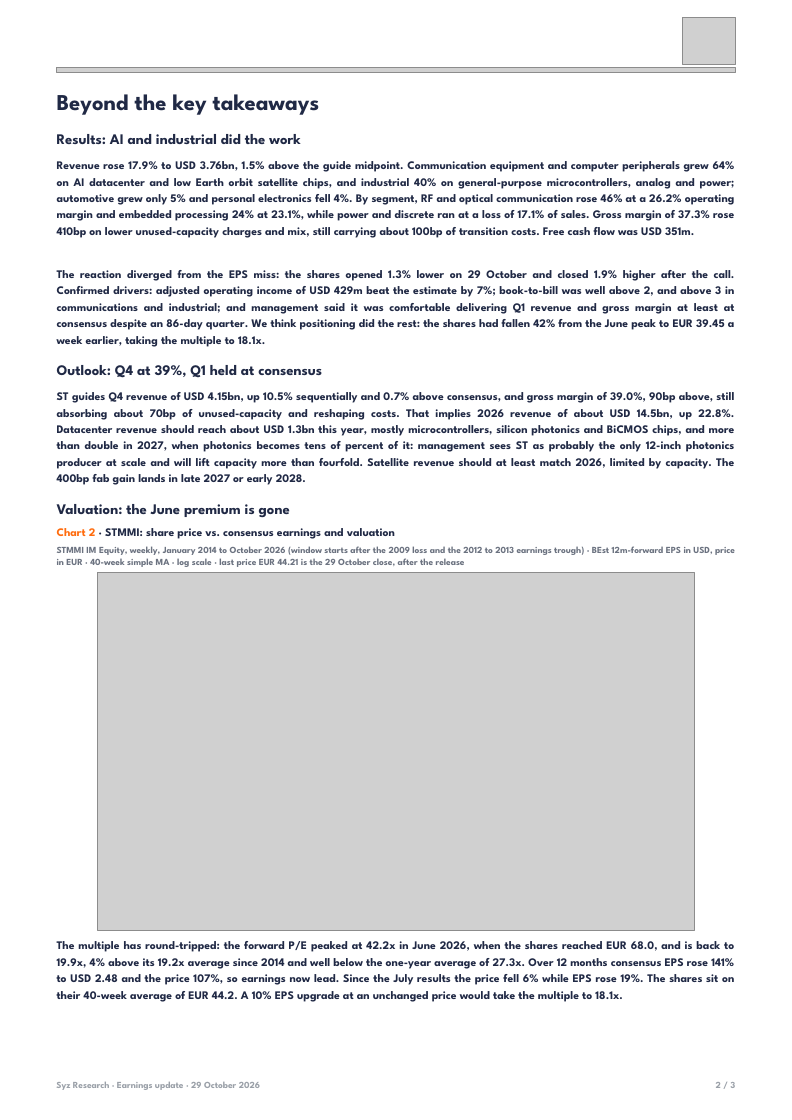
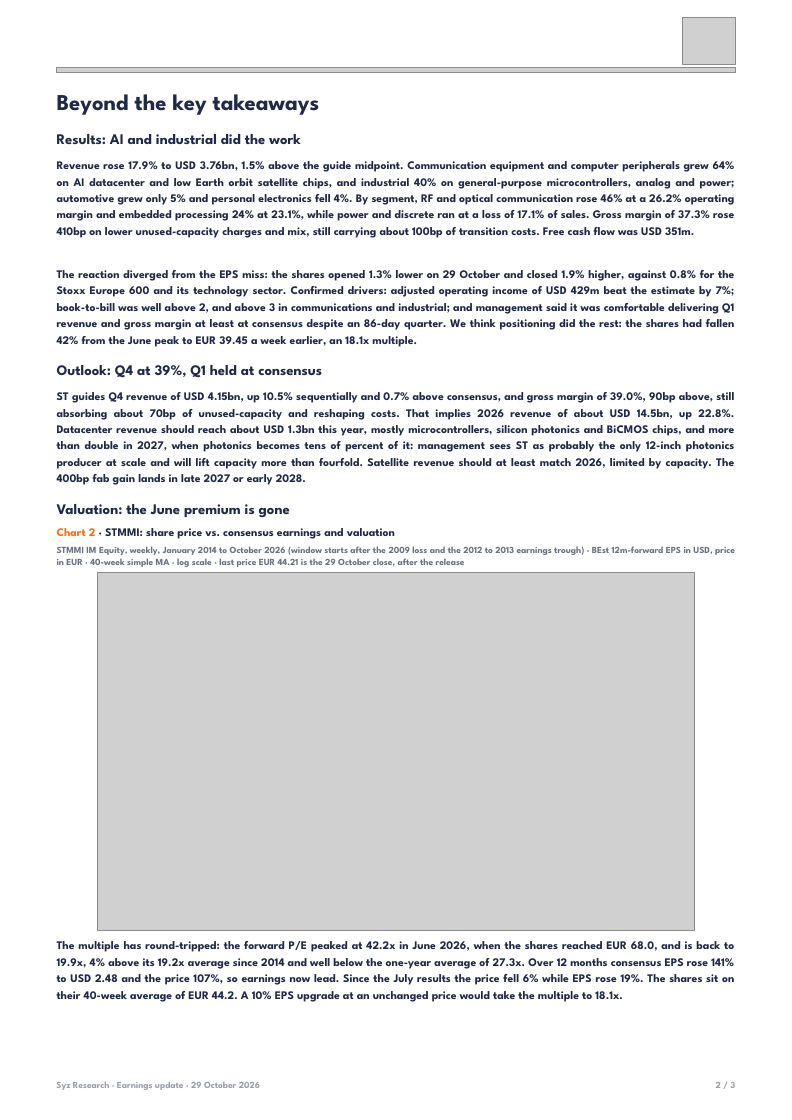
Before and after one commit to jb-db05/syz-earnings, a slide deck: slide 2 of output/STMMI_Q32026/Earnings_Update_STMMI_Q32026.pptx. Drawn at 792x1120 pixels with LibreOffice and Linux fonts; fonts in the diff are those of the drawing; grey boxes stand for pictures. Boxes give left, top, right and bottom in pixels: in the first picture for what was removed or moved away, otherwise in the second. Text is boxed around its words. In the diff, an @@ line names an element or a change of style, - is before the commit and + after.

```diff
--- a/output/STMMI_Q32026/Earnings_Update_STMMI_Q32026.pptx
+++ b/output/STMMI_Q32026/Earnings_Update_STMMI_Q32026.pptx
@@ text at (57, 270, 735, 347): text changed @@
-The reaction diverged from the EPS miss: the shares opened 1.3% lower on 29 October and closed 1.9% higher after the call. Confirmed drivers: adjusted operating income of USD 429m beat the estimate by 7%; book-to-bill was well above 2, and above 3 in communications and industrial; and management said it was comfortable delivering Q1 revenue and gross margin at least at consensus despite an 86-day quarter. We think positioning did the rest: the shares had fallen 42% from the June peak to EUR 39.45 a week earlier, taking the multiple to 18.1x.
+The reaction diverged from the EPS miss: the shares opened 1.3% lower on 29 October and closed 1.9% higher, against 0.8% for the Stoxx Europe 600 and its technology sector. Confirmed drivers: adjusted operating income of USD 429m beat the estimate by 7%; book-to-bill was well above 2, and above 3 in communications and industrial; and management said it was comfortable delivering Q1 revenue and gross margin at least at consensus despite an 86-day quarter. We think positioning did the rest: the shares had fallen 42% from the June peak to EUR 39.45 a week earlier, an 18.1x multiple.
```
Also in this commit, not shown: 1 other slide changed, 5 other files.
